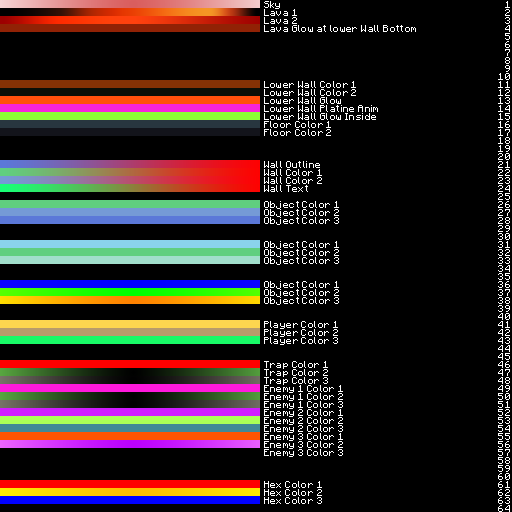
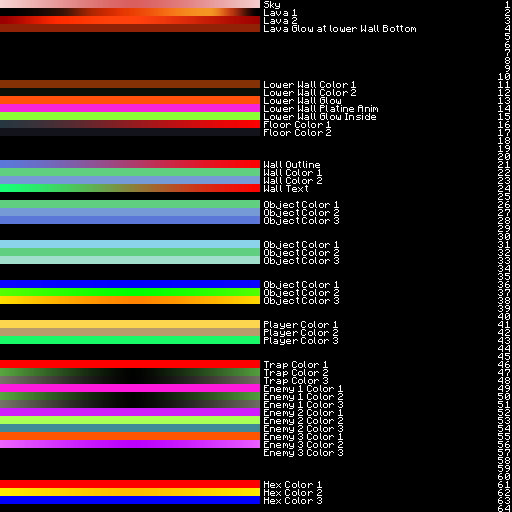
Layer changes from the first w=512, h=512 image to the second:
pixels changed over [9, 120, 260, 184] (layer not identified)
